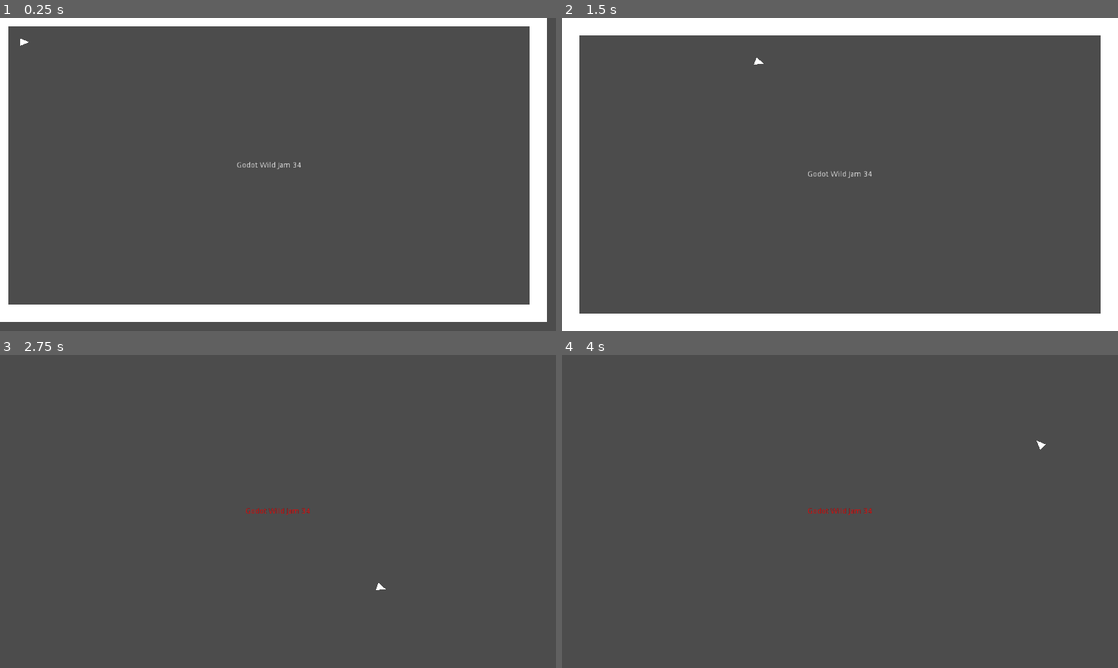
Above: before the commit, frames 1-4 (two rows, left to right).
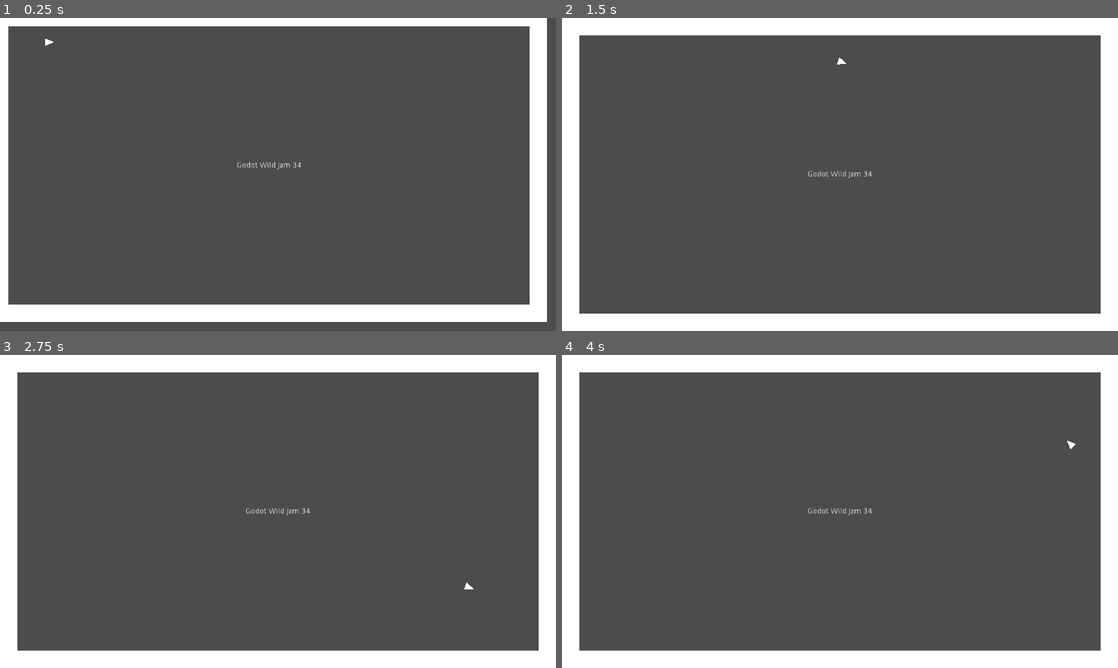
Above: after the commit, the same moments.

Repository: boukew99/godot_wild_jam_34
Game: Godot game, scene res://Main.tscn
Two runs of this game, one before a commit and one after it. Both use one fixed random seed, a clock stepped at 60 frames per second and the inputs below. Before the commit the project has no main scene; this scene is started directly in both runs.
Inputs:
- Up to frame 1 (0.25 s): no input
- Up to frame 2 (1.5 s): hold Right (right) 0.53-1.28 s; tap Z (gas) at 0.6, 1.35 s; hold Down (down) from 1.28 s (still down)
- Up to frame 3 (2.75 s): release Down (down) at 2.03 s; hold Right (right) from 2.03 s (still down); tap Z (gas) at 2.1 s
- Up to frame 4 (4 s): release Right (right) at 2.78 s; hold Up (up) 2.78-3.53 s; tap Z (gas) at 2.85, 3.6 s; tap Enter at 3.5 s; hold Left (left) from 3.53 s (still down)

The runs differ from the first frame. In frame 1, less than 0.1% of the frame differs, in the area x 3-10%, y 6-9%; in frame 2, less than 0.1%; in frame 3, 17%, in the area x 0-100%, y 0-100%; in frame 4, 17%.

Commit message:
cleanup and start velocity

Diff:
--- a/godot_wild_jam_34/Main.tscn
+++ b/godot_wild_jam_34/Main.tscn
@@ -56,6 +56,7 @@
 ]]
 position = Vector2( 60, 61 )
 script = ExtResource( 1 )
+velocity = Vector2( 200, 0 )
 
 [node name="GridCamera2D" type="Camera2D" parent="SpaceShip"]
 current = true
--- a/godot_wild_jam_34/physics/space_ship.gd
+++ b/godot_wild_jam_34/physics/space_ship.gd
@@ -1,11 +1,9 @@
 extends KinematicBody2D
 
 var gas := false
-export var rotation_accel := 15 #low for drunkenness
+export var rotation_accel := 15 #
 
 export(Vector2) var velocity : Vector2 #starting velocity, .length() holds current speed
-func set_velocity(x):
-	set_deferred("velocity", x)
 
 var steering : Vector2
 
--- a/godot_wild_jam_34/project.godot
+++ b/godot_wild_jam_34/project.godot
@@ -11,6 +11,7 @@
 [application]
 
 config/name="godot_wild_jam_34"
+run/main_scene="res://Main.tscn"
 config/icon="res://icon.png"
 
 [display]
